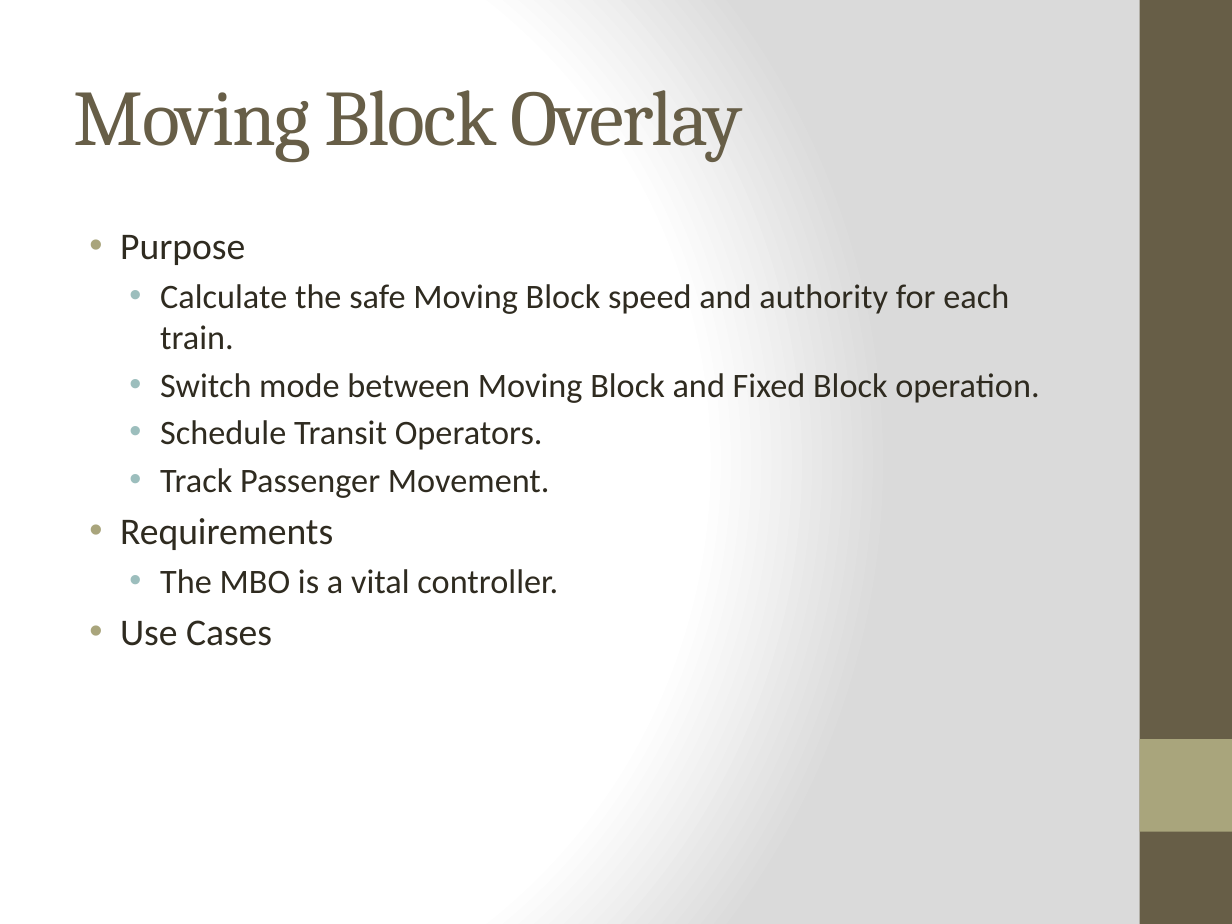
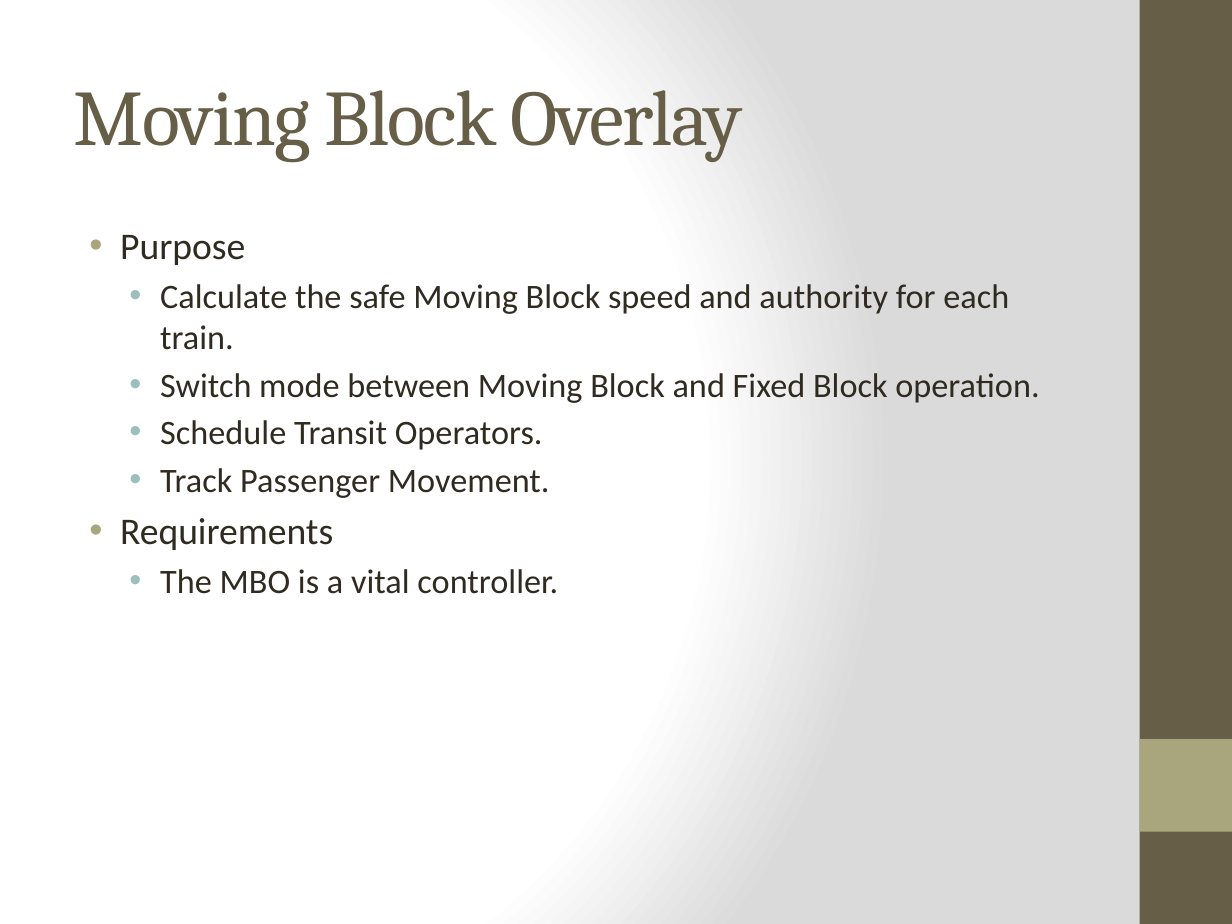
Before and after one commit to meylingtaing/COE1186, a slide deck: slide 4 of Design Review/Design Review.pptx. Drawn at 1232x924 pixels with LibreOffice and Linux fonts; fonts in the diff are those of the drawing. Boxes give left, top, right and bottom in pixels: in the first picture for what was removed or moved away, otherwise in the second. Text is boxed around its words. In the diff, an @@ line names an element or a change of style, - is before the commit and + after.

Commit message:
Updated ppt

```diff
--- a/Design Review/Design Review.pptx
+++ b/Design Review/Design Review.pptx
@@ text at [120, 620, 272, 646]: paragraph removed @@
-• Use Cases
```
Also in this commit, not shown: 4 slides added.
